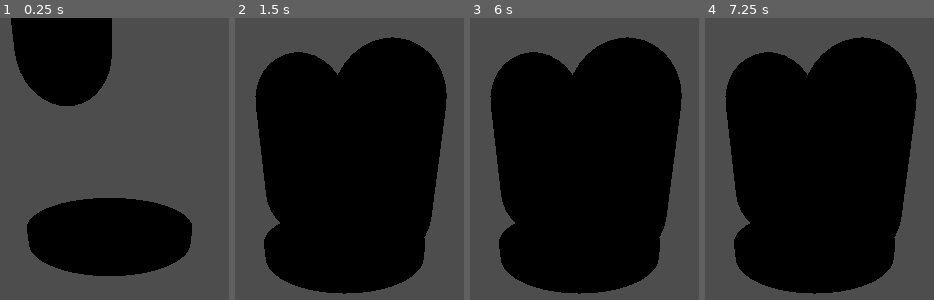
Above: before the commit, frames 1-4 (left to right).
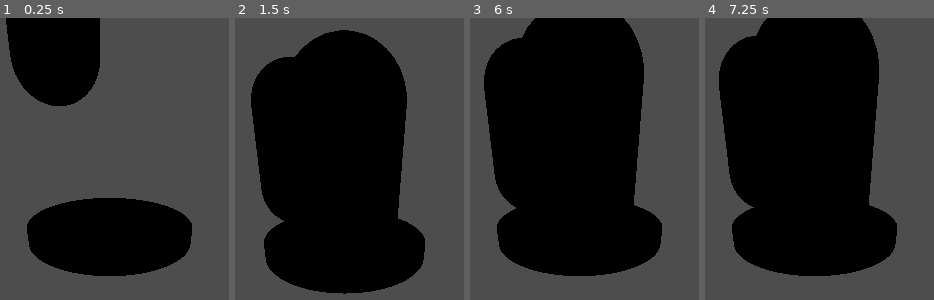
Above: after the commit, the same moments.

Repository: LavenderPlush/RestoringCommunication
Game: Godot game, scene res://button_testing_ground.tscn
The game is run twice, just before and just after one commit, with the same random seed, the same clock (stepped at 60 frames per second) and the same inputs. This scene is started directly instead of the project's main scene.
Inputs:
- Up to frame 1 (0.25 s): no input
- Up to frame 2 (1.5 s): no input
- Up to frame 3 (6 s): tap Enter at 2, 3.5, 5 s; tap Space at 2.75, 4.25, 5.75 s
- Up to frame 4 (7.25 s): no input

The runs differ from the first frame. In frame 1, 2.2% of the frame differs, in the area x 2-49%, y 0-32%; in frame 2, 14%; in frame 3, 21%; in frame 4, 22%, in the area x 6-93%, y 0-98%.

Commit message:
Simplified code.

Diff:
--- a/Button/button.gd
+++ b/Button/button.gd
@@ -8,8 +8,7 @@
 
 var press_count: int = 0
 var original_position: Vector3
-var press_1_offset: float = -0.1
-var press_2_offset: float = -0.2
+var press_offset: float = -0.1
 var animation_duration: float = 0.2
 
 func _ready() -> void:
@@ -23,23 +22,16 @@
 func _on_body_entered(body):
 	if not body.is_in_group("Player"): return
 
-	var target_y
+	if press_count >= 2: return
 
 	press_count += 1
 
-	if press_count == 1:
-		timer.start()
+	var target_y = original_position.y + (press_count * press_offset)
 
-		target_y= original_position.y + press_1_offset
+	timer.start()
 
-	elif press_count == 2:
-		if not timer.is_stopped():
-			timer.stop()
-
-			press_count = 0
-			target_y = original_position.y + press_2_offset
-
-			activate_button()
+	if press_count == 2:
+		activate_button()
 
 	animate_button(target_y)
 
--- a/button_testing_ground.tscn
+++ b/button_testing_ground.tscn
@@ -15,7 +15,7 @@
 transform = Transform3D(1, 0, 0, 0, 0.9078141, 0.41937286, 0, -0.41937286, 0.9078141, 0, 1.380074, 3.3020442)
 
 [node name="RigidBody3D" type="RigidBody3D" parent="." groups=["Player"]]
-transform = Transform3D(0.37, 0, 0, 0, 0.37, 0, 0, 0, 0.37, -0.4746909, 2.674552, -0.3139602)
+transform = Transform3D(0.37, 0, 0, 0, 0.37, 0, 0, 0, 0.37, -0.60574484, 2.674552, -0.59791064)
 
 [node name="MeshInstance3D" type="MeshInstance3D" parent="RigidBody3D"]
 mesh = SubResource("CapsuleMesh_3kgjm")
@@ -24,7 +24,7 @@
 shape = SubResource("CapsuleShape3D_qryyx")
 
 [node name="RigidBody3D2" type="RigidBody3D" parent="." groups=["Player"]]
-transform = Transform3D(0.37, 0, 0, 0, 0.37, 0, 0, 0, 0.37, 0.38023013, 4.3201084, 0.4303664)
+transform = Transform3D(0.37, 0, 0, 0, 0.37, 0, 0, 0, 0.37, -0.0020106435, 4.3201084, 0.67063206)
 
 [node name="MeshInstance3D" type="MeshInstance3D" parent="RigidBody3D2"]
 mesh = SubResource("CapsuleMesh_3kgjm")
